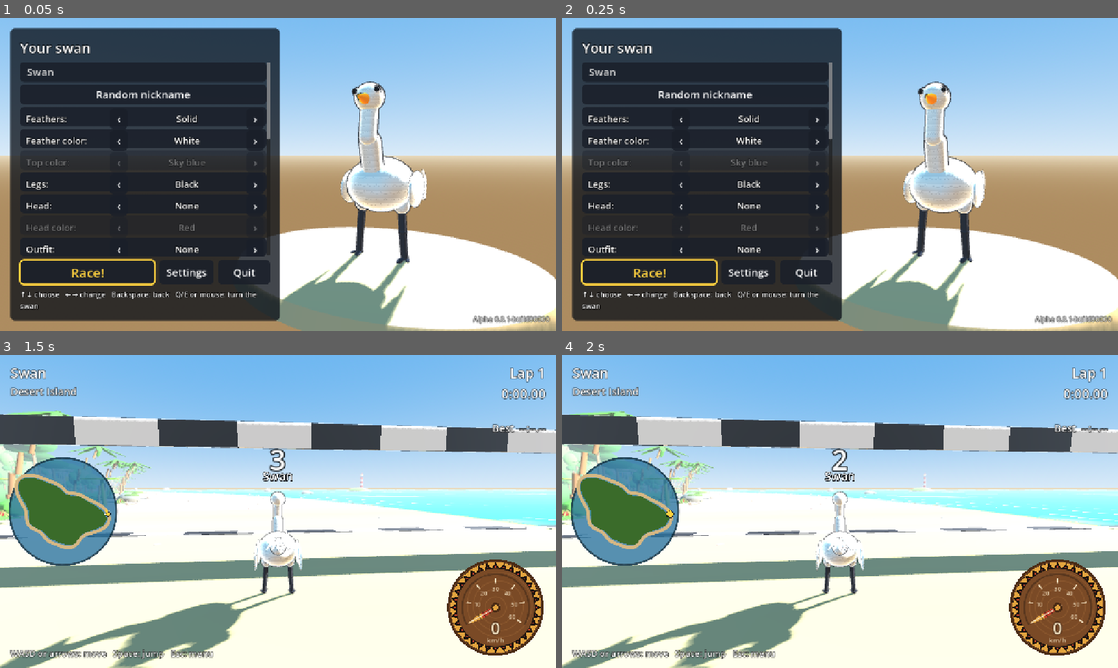
Above: before the commit, frames 1-4 (two rows, left to right).
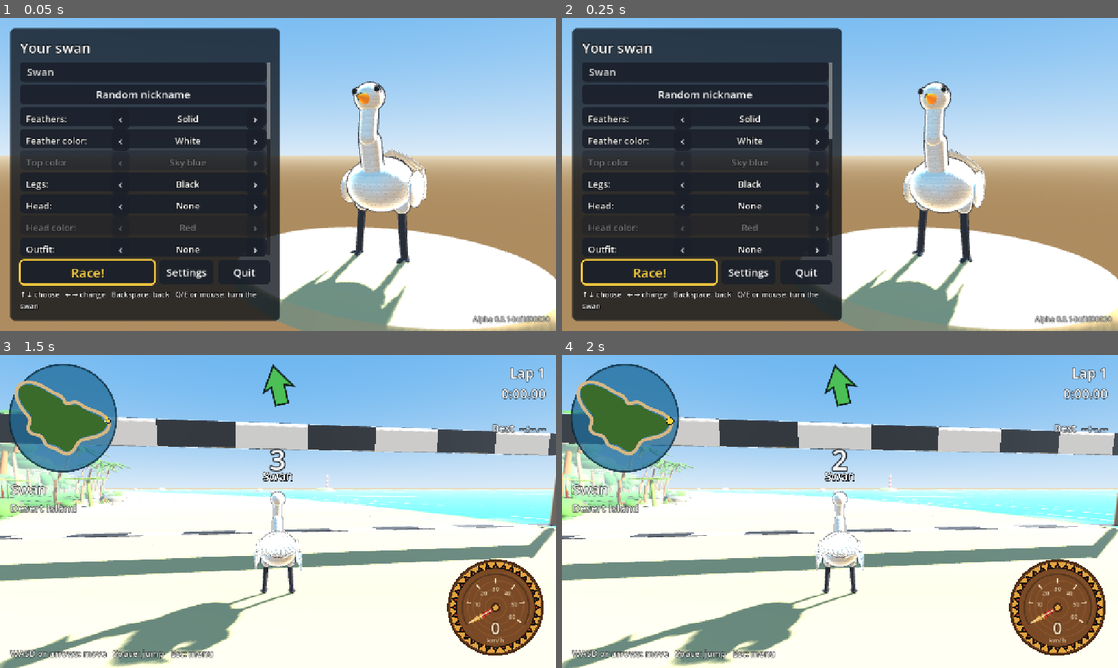
Above: after the commit, the same moments.

Repository: schlupfwerk/schlupfwerk_swanrace
Game: Godot game, scene res://scenes/wardrobe.tscn
Same seed, same stepped clock (60 frames per second), same inputs: the game is played once before the commit and once after it.
Inputs (mouse positions are in pixels of both pictures, inside the frame that each line leads up to):
- Up to frame 1 (0.05 s): no input
- Up to frame 2 (0.25 s): no input
- Up to frame 3 (1.5 s): tap Enter at 0.5 s; move the mouse to (400, 495) at 0.52 s; hold D (steer_right) 0.53-1.25 s; click (400, 495) at 0.67 s; tap Space (jump) at 0.77, 1.07 s; drag from (166, 527) to (250, 574) at 1.27 s
- Up to frame 4 (2 s): no input

The runs differ from the first frame. In frame 1, 0.6% of the frame differs, in the area x 19-77%, y 30-92%; in frame 2, 0.6%; in frame 3, 21%, in the area x 0-100%, y 2-100%; in frame 4, 21%.

Commit message:
Sharper curves, difficulty with a direction arrow, fuller tail
- Track shape with tighter curves: ~35 m left turns and ~18 m right
  hairpins in the bays; sand, foam and sea rocks stay clear of folds
  in tight curves; fish and rocks only in open sea
- Settings > General: difficulty (easy, medium, hard) and a direction
  indicator (automatic: on in easy and medium, on, off)
- Direction arrow at the top of the screen, colored by how sharp the
  next turn is; minimap moved to the top left
- Fuller tail (two layers of plumes) and roomier outfits, with the
  wings moved out over the fabric
- Option row names stretch on wide panels

Co-Authored-By: Claude Opus 5.5 <noreply@anthropic.com>
Signed-off-by: Manuel Bravo <manuelbravoc@gmail.com>

Diff:
--- a/scripts/race/island_scenery.gd
+++ b/scripts/race/island_scenery.gd
@@ -97,10 +97,10 @@
 		var b_profile := _beach_profile(track, i + 1)
 		for j in a_profile.size() - 1:
 			var corners := [
-				_v3(track.edge(i, a_profile[j][0]), a_profile[j][1]),
-				_v3(track.edge(i + 1, b_profile[j][0]), b_profile[j][1]),
-				_v3(track.edge(i + 1, b_profile[j + 1][0]), b_profile[j + 1][1]),
-				_v3(track.edge(i, a_profile[j + 1][0]), a_profile[j + 1][1]),
+				_v3(track.safe_edge(i, a_profile[j][0]), a_profile[j][1]),
+				_v3(track.safe_edge(i + 1, b_profile[j][0]), b_profile[j][1]),
+				_v3(track.safe_edge(i + 1, b_profile[j + 1][0]), b_profile[j + 1][1]),
+				_v3(track.safe_edge(i, a_profile[j + 1][0]), a_profile[j + 1][1]),
 			]
 			var colors := [a_profile[j][2], b_profile[j][2], b_profile[j + 1][2], a_profile[j + 1][2]]
 			for n in 4:
@@ -123,8 +123,8 @@
 		var outer_b := track.water_line(i + 1) + 26.0
 		var inner_a := track.water_line(i) + 3.2
 		var inner_b := track.water_line(i + 1) + 3.2
-		var p := [_v3(track.edge(i, outer_a), y), _v3(track.edge(i + 1, outer_b), y),
-				_v3(track.edge(i + 1, inner_b), y), _v3(track.edge(i, inner_a), y)]
+		var p := [_v3(track.safe_edge(i, outer_a), y), _v3(track.safe_edge(i + 1, outer_b), y),
+				_v3(track.safe_edge(i + 1, inner_b), y), _v3(track.safe_edge(i, inner_a), y)]
 		var uv := [Vector2(u0, 0), Vector2(u1, 0), Vector2(u1, 1), Vector2(u0, 1)]
 		for k: int in [0, 1, 2, 0, 2, 3]:
 			st.set_uv(uv[k])
@@ -397,6 +397,8 @@
 	for n in 26:
 		var i := rng.randi_range(0, IslandTrack.SAMPLES - 1)
 		var p := track.edge(i, track.water_line(i) + rng.randf_range(25.0, 120.0))
+		if not track.is_open_sea(p, 20.0):
+			continue
 		var s := rng.randf_range(1.2, 3.5)
 		rocks.append(_varied(p, SEA_LEVEL - 0.4, rng, s, s * 1.3))
 		_add_rock_obstacle(track, rocks[rocks.size() - 1])
--- a/scripts/race/island_track.gd
+++ b/scripts/race/island_track.gd
@@ -11,8 +11,9 @@
 
 const LAP_LENGTH := 1600.0
 const SAMPLES := 800
-## Shape harmonics of the coastline (2nd, 3rd, 5th, 7th).
-const SHAPE := [0.27, 0.16, 0.09, 0.045]
+## Shape harmonics of the coastline (2nd, 3rd, 5th, 7th, 9th). Tight curves:
+## about 35 m radius to the left and 18 m hairpins to the right in the bays.
+const SHAPE := [0.3, 0.2, 0.12, 0.06, 0.02]
 ## Average half-widths of the sand from the racing line; they vary along the lap.
 const FOREST_EDGE := -15.0
 const WATER_LINE := 15.0
@@ -34,6 +35,10 @@
 ## Solid things on or near the sand (rocks, logs): {"p": Vector2, "r": radius,
 ## "h": height}. A swan in the air above "h" passes over it.
 var obstacles: Array[Dictionary] = []
+## How far you can go to each side at point i before the ground folds over
+## itself in a tight curve (positive = sea side).
+var _room_right := PackedFloat32Array()
+var _room_left := PackedFloat32Array()
 var _buckets := {}
 
 
@@ -43,21 +48,26 @@
 		# Decreasing angle: the island's center stays on the swan's left.
 		var a := -TAU * i / SAMPLES
 		var r := 1.0 + SHAPE[0] * sin(2.0 * a + 0.6) + SHAPE[1] * sin(3.0 * a + 2.1) \
-				+ SHAPE[2] * sin(5.0 * a + 1.0) + SHAPE[3] * sin(7.0 * a + 0.3)
+				+ SHAPE[2] * sin(5.0 * a + 1.0) + SHAPE[3] * sin(7.0 * a + 0.3) \
+				+ SHAPE[4] * sin(9.0 * a + 1.7)
 		raw.append(Vector2(cos(a), sin(a)) * r)
 	var raw_length := 0.0
 	for i in SAMPLES:
 		raw_length += raw[i].distance_to(raw[(i + 1) % SAMPLES])
 	for i in SAMPLES:
 		points.append(raw[i] * LAP_LENGTH / raw_length)
+	_measure_room()
 	var total := 0.0
 	for i in SAMPLES:
 		lengths.append(total)
 		total += points[i].distance_to(points[(i + 1) % SAMPLES])
 		# The sand gets wider and narrower along the lap (about 20 to 38 m).
 		var u := TAU * i / SAMPLES
-		_forest.append(FOREST_EDGE - 4.0 * sin(3.0 * u + 1.0) - 1.5 * sin(7.0 * u))
-		_water.append(WATER_LINE + 5.0 * sin(4.0 * u + 2.0) + 1.5 * sin(9.0 * u + 0.5))
+		var forest := FOREST_EDGE - 4.0 * sin(3.0 * u + 1.0) - 1.5 * sin(7.0 * u)
+		var water := WATER_LINE + 5.0 * sin(4.0 * u + 2.0) + 1.5 * sin(9.0 * u + 0.5)
+		# Narrower sand inside the tightest curves.
+		_forest.append(maxf(forest, -0.6 * _room_left[i]))
+		_water.append(minf(water, 0.6 * _room_right[i]))
 
 
 func tangent(i: int) -> Vector2:
@@ -161,3 +171,38 @@
 		for n: int in _buckets.get(b, []):
 			found.append(obstacles[n])
 	return found
+
+
+## Like edge(), but never past the point where a tight curve folds the ground.
+func safe_edge(i: int, offset: float) -> Vector2:
+	i = wrapi(i, 0, SAMPLES)
+	return edge(i, clampf(offset, -0.9 * _room_left[i], 0.9 * _room_right[i]))
+
+
+## True when `p` is out in open sea (not across a bay on another beach).
+func is_open_sea(p: Vector2, margin := 12.0) -> bool:
+	var info := locate(p, -1)
+	return info["lateral"] > water_line(info["index"]) + margin
+
+
+func _measure_room() -> void:
+	var radius_right := PackedFloat32Array()
+	var radius_left := PackedFloat32Array()
+	for i in SAMPLES:
+		var a := points[wrapi(i - 1, 0, SAMPLES)]
+		var b := points[i]
+		var c := points[(i + 1) % SAMPLES]
+		var turn := (b - a).angle_to(c - b)
+		var radius := (b - a).length() / maxf(absf(turn), 0.0001)
+		# A right turn folds the sea side; a left turn folds the forest side.
+		radius_right.append(radius if turn > 0.0 else INF)
+		radius_left.append(radius if turn < 0.0 else INF)
+	# Use the tightest curve nearby, so the limit is smooth along the lap.
+	for i in SAMPLES:
+		var right := INF
+		var left := INF
+		for k in range(-10, 11):
+			right = minf(right, radius_right[wrapi(i + k, 0, SAMPLES)])
+			left = minf(left, radius_left[wrapi(i + k, 0, SAMPLES)])
+		_room_right.append(minf(right, 400.0))
+		_room_left.append(minf(left, 400.0))
--- a/scripts/race/jumping_fish.gd
+++ b/scripts/race/jumping_fish.gd
@@ -59,6 +59,11 @@
 		base = track.locate(Vector2(follow.position.x, follow.position.z), -1)["index"]
 	var i := base + _rng.randi_range(12, 70)
 	var p := track.edge(i, _rng.randf_range(30.0, 70.0))
+	for attempt in 6:
+		if track.is_open_sea(p, 8.0):
+			break
+		i += 5
+		p = track.edge(i, _rng.randf_range(30.0, 70.0))
 	var yaw := _rng.randf() * TAU
 	fish.from = Vector3(p.x, IslandScenery.SEA_LEVEL - 0.2, p.y)
 	fish.dir = Vector3(cos(yaw), 0.0, sin(yaw))
--- a/scripts/race/swan_model.gd
+++ b/scripts/race/swan_model.gd
@@ -110,6 +110,10 @@
 		foot.visible = (footwear == "" or footwear == "flip_flops") and not socks
 	# Jackets and the hoodie turn the wings into sleeves.
 	var outfit := look.slot_item("outfit")
+	# Roomy clothes: move the wings out so they sit on top of the fabric.
+	var wing_x := 0.47 if outfit == "" else 0.56
+	_wing_l.position.x = -wing_x
+	_wing_r.position.x = wing_x
 	for wing in _wing_meshes:
 		wing.material_override = _item_mats[outfit] if outfit in SLEEVED else _feather_mat
 
@@ -229,13 +233,17 @@
 	_body_pivot.position.y = BODY_HEIGHT
 	add_child(_body_pivot)
 	_sphere(_body_pivot, 0.5, Vector3(1.0, 0.85, 1.3), Vector3.ZERO, _feather_mat)
-	# Tail: a tuft with a small fan of long feathers.
-	_sphere(_body_pivot, 0.16, Vector3(1.1, 0.7, 1.3), Vector3(0, 0.22, 0.62), _feather_mat,
+	# Tail: a fluffy tuft and two layers of long plumes fanning up and back.
+	_sphere(_body_pivot, 0.2, Vector3(1.3, 0.8, 1.3), Vector3(0, 0.2, 0.6), _feather_mat,
 			Vector3(0.7, 0, 0))
-	for k in 5:
-		var fan := (k - 2) * 0.32
-		_sphere(_body_pivot, 0.5, Vector3(0.09, 0.03, 0.42), Vector3(fan * 0.25, 0.3, 0.72),
-				_feather_mat, Vector3(0.55, fan, 0), 10, 5)
+	for k in 9:
+		var fan := (k - 4) * 0.2
+		_sphere(_body_pivot, 0.5, Vector3(0.13, 0.05, 0.62), Vector3(fan * 0.35, 0.34, 0.78),
+				_feather_mat, Vector3(0.75 - absf(fan) * 0.25, fan, fan * 0.3), 10, 5)
+	for k in 7:
+		var fan := (k - 3) * 0.26
+		_sphere(_body_pivot, 0.5, Vector3(0.11, 0.045, 0.48), Vector3(fan * 0.3, 0.16, 0.74),
+				_feather_mat, Vector3(0.35 - absf(fan) * 0.15, fan, fan * 0.3), 10, 5)
 	# S-shaped neck on its own pivot, so the head can lower when running.
 	_neck.position = Vector3(0, 0.3, -0.42)
 	_body_pivot.add_child(_neck)
@@ -466,24 +474,24 @@
 	# Leather jacket: roomy shell with lapels, collar and zipper. Sleeves on the wings.
 	var leather := _item("jacket")
 	leather.roughness = 0.35
-	_wear("jacket", _sphere(_body_pivot, 0.5, Vector3(1.13, 0.98, 1.25), Vector3(0, 0.03, -0.07),
+	_wear("jacket", _sphere(_body_pivot, 0.5, Vector3(1.24, 1.06, 1.34), Vector3(0, -0.02, -0.06),
 			leather))
-	_wear("jacket", _add(_body_pivot, _torus(0.42, 0.52), Vector3(0, -0.28, -0.05),
+	_wear("jacket", _add(_body_pivot, _torus(0.5, 0.62), Vector3(0, -0.34, -0.05),
 			Vector3(1.05, 0.6, 1.25), leather))
 	for side in [-1.0, 1.0]:
 		_wear("jacket", _add(_body_pivot, _box(Vector3(0.16, 0.32, 0.03)),
-				Vector3(0.11 * side, 0.22, -0.64), Vector3.ONE, leather,
+				Vector3(0.12 * side, 0.22, -0.7), Vector3.ONE, leather,
 				Vector3(-0.5, 0.35 * side, 0.35 * side)))
 	_wear("jacket", _add(_body_pivot, _torus(0.12, 0.22), Vector3(0, 0.42, -0.47), Vector3.ONE,
 			leather, Vector3(-0.35, 0, 0)))
-	_wear("jacket", _add(_body_pivot, _box(Vector3(0.03, 0.5, 0.03)), Vector3(0, 0.0, -0.71),
+	_wear("jacket", _add(_body_pivot, _box(Vector3(0.03, 0.5, 0.03)), Vector3(0, -0.02, -0.77),
 			Vector3.ONE, _toon(Color("b8b8c0")), Vector3(-0.45, 0, 0)))
 
 	# Winter jacket: puffy quilted rings and a thick collar.
 	var winter := _item("winter_jacket")
-	_wear("winter_jacket", _sphere(_body_pivot, 0.5, Vector3(1.1, 0.95, 1.22), Vector3(0, 0.02, -0.05),
+	_wear("winter_jacket", _sphere(_body_pivot, 0.5, Vector3(1.22, 1.06, 1.32), Vector3(0, -0.01, -0.05),
 			winter))
-	var rings := [[-0.24, 0.5, 0.62], [-0.06, 0.53, 0.66], [0.12, 0.5, 0.63], [0.28, 0.42, 0.53]]
+	var rings := [[-0.3, 0.6, 0.74], [-0.1, 0.64, 0.78], [0.1, 0.6, 0.74], [0.28, 0.5, 0.62]]
 	for ring: Array in rings:
 		_wear("winter_jacket", _add(_body_pivot, _torus(ring[1] * 0.62, ring[2]),
 				Vector3(0, ring[0], -0.06), Vector3(1.0, 0.7, 1.22), winter))
@@ -492,23 +500,23 @@
 
 	# Tank top: a roomy vest with straps; the wings stay feathers.
 	var tank := _item("tank_top")
-	_wear("tank_top", _sphere(_body_pivot, 0.5, Vector3(1.08, 0.88, 1.18), Vector3(0, -0.04, -0.06),
+	_wear("tank_top", _sphere(_body_pivot, 0.5, Vector3(1.18, 0.94, 1.28), Vector3(0, -0.07, -0.06),
 			tank))
-	_wear("tank_top", _add(_body_pivot, _torus(0.43, 0.5), Vector3(0, -0.3, -0.05),
+	_wear("tank_top", _add(_body_pivot, _torus(0.5, 0.6), Vector3(0, -0.36, -0.05),
 			Vector3(1.05, 0.5, 1.22), tank))
 	for side in [-1.0, 1.0]:
 		_wear("tank_top", _add(_body_pivot, _box(Vector3(0.08, 0.04, 0.6)),
-				Vector3(0.24 * side, 0.4, -0.12), Vector3.ONE, tank, Vector3(0.2, 0, 0.25 * side)))
+				Vector3(0.26 * side, 0.42, -0.12), Vector3.ONE, tank, Vector3(0.2, 0, 0.25 * side)))
 
 	# Hoodie: roomy shell, a hood behind the neck, front pocket and strings.
 	var hoodie := _item("hoodie")
-	_wear("hoodie", _sphere(_body_pivot, 0.5, Vector3(1.14, 1.0, 1.26), Vector3(0, 0.03, -0.06),
+	_wear("hoodie", _sphere(_body_pivot, 0.5, Vector3(1.25, 1.08, 1.36), Vector3(0, -0.02, -0.06),
 			hoodie))
-	_wear("hoodie", _add(_body_pivot, _torus(0.43, 0.53), Vector3(0, -0.29, -0.05),
+	_wear("hoodie", _add(_body_pivot, _torus(0.52, 0.64), Vector3(0, -0.36, -0.05),
 			Vector3(1.05, 0.6, 1.25), hoodie))
 	_wear("hoodie", _sphere(_body_pivot, 0.28, Vector3(1.1, 0.8, 0.9), Vector3(0, 0.45, -0.18),
 			hoodie, Vector3(0.6, 0, 0)))
-	_wear("hoodie", _add(_body_pivot, _box(Vector3(0.42, 0.18, 0.05)), Vector3(0, -0.1, -0.7),
+	_wear("hoodie", _add(_body_pivot, _box(Vector3(0.44, 0.2, 0.05)), Vector3(0, -0.14, -0.76),
 			Vector3.ONE, hoodie, Vector3(-0.35, 0, 0)))
 	for side in [-1.0, 1.0]:
 		_wear("hoodie", _capsule(_body_pivot, 0.012, 0.22, Vector3(0.06 * side, 0.18, -0.66),
--- a/scripts/save/settings.gd
+++ b/scripts/save/settings.gd
@@ -35,6 +35,10 @@
 
 # General
 var language := ""
+## 0 easy, 1 medium, 2 hard. Bots will use it; today it sets the defaults below.
+var difficulty := 1
+## Direction arrow on screen: 0 automatic (on in easy and medium), 1 on, 2 off.
+var direction_indicator := 0
 # Video
 var window_mode := WindowMode.WINDOWED
 var resolution := Vector2i(1280, 720)
@@ -352,6 +356,8 @@
 	var cfg := ConfigFile.new()
 	cfg.set_value("meta", "version", SAVE_VERSION)
 	cfg.set_value("general", "language", language)
+	cfg.set_value("general", "difficulty", difficulty)
+	cfg.set_value("general", "direction_indicator", direction_indicator)
 	for key in ["window_mode", "resolution", "monitor", "quality", "render_scale", "msaa",
 			"shadows", "detail", "vsync", "fps_limit", "show_fps", "fov", "gpu_index"]:
 		cfg.set_value("video", key, get(key))
@@ -369,6 +375,8 @@
 	if cfg.load(SAVE_PATH) != OK:
 		return
 	language = _pick(cfg.get_value("general", "language", language), LANGUAGES, "")
+	difficulty = clampi(cfg.get_value("general", "difficulty", difficulty), 0, 2)
+	direction_indicator = clampi(cfg.get_value("general", "direction_indicator", direction_indicator), 0, 2)
 	window_mode = clampi(cfg.get_value("video", "window_mode", window_mode), 0, 2) as WindowMode
 	var saved_resolution = cfg.get_value("video", "resolution", resolution)
 	if saved_resolution is Vector2i and saved_resolution.x >= 640 and saved_resolution.y >= 360:
@@ -405,3 +413,13 @@
 
 static func _pick(value, allowed: Array, fallback):
 	return value if value in allowed else fallback
+
+
+## Whether the race shows the direction arrow.
+func shows_direction() -> bool:
+	match direction_indicator:
+		1:
+			return true
+		2:
+			return false
+	return difficulty < 2
--- /dev/null
+++ b/scripts/ui/direction_arrow.gd
@@ -0,0 +1,57 @@
+class_name DirectionArrow
+extends Control
+## Arrow at the top of the screen pointing where the track goes, about 25 m
+## ahead. Green when you are on course, yellow, then orange for sharp turns.
+
+const LOOK_AHEAD := 12 # track samples (~2 m each)
+
+var track: IslandTrack
+var swan: Swan
+
+var _hint := -1
+var _angle := 0.0
+
+
+func _ready() -> void:
+	mouse_filter = Control.MOUSE_FILTER_IGNORE
+
+
+func _process(delta: float) -> void:
+	visible = Settings.shows_direction()
+	if not visible or swan == null:
+		return
+	var p := Vector2(swan.position.x, swan.position.z)
+	_hint = track.locate(p, _hint)["index"]
+	var ahead := track.points[(_hint + LOOK_AHEAD) % IslandTrack.SAMPLES]
+	var forward := Vector2(swan.motor.forward().x, swan.motor.forward().z)
+	# Screen angle: 0 = straight up, positive = to the right.
+	var target := forward.angle_to(ahead - p)
+	_angle = lerp_angle(_angle, target, 1.0 - exp(-8.0 * delta))
+	queue_redraw()
+
+
+func _draw() -> void:
+	var center := size / 2.0
+	var turn := absf(_angle)
+	var color := Color("4cbf56")
+	if turn > deg_to_rad(50.0):
+		color = Color("ff6a2a")
+	elif turn > deg_to_rad(20.0):
+		color = Color("ffd23f")
+	var dir := Vector2.UP.rotated(_angle)
+	var side := dir.orthogonal()
+	var length := minf(size.x, size.y) * 0.42
+	# A chunky chevron arrow with a dark outline.
+	var points := PackedVector2Array([
+		center + dir * length,
+		center + side * length * 0.7 - dir * length * 0.1,
+		center + side * length * 0.3 + dir * length * 0.05,
+		center + side * length * 0.3 - dir * length * 0.8,
+		center - side * length * 0.3 - dir * length * 0.8,
+		center - side * length * 0.3 + dir * length * 0.05,
+		center - side * length * 0.7 - dir * length * 0.1,
+	])
+	var outline := points.duplicate()
+	outline.append(points[0])
+	draw_colored_polygon(points, color)
+	draw_polyline(outline, Color(0, 0, 0, 0.8), 4.0, true)
--- a/scripts/ui/hud.gd
+++ b/scripts/ui/hud.gd
@@ -26,7 +26,7 @@
 	add_child(root)
 
 	var info := VBoxContainer.new()
-	info.position = Vector2(24, 18)
+	info.position = Vector2(24, 286 if track else 18)
 	root.add_child(info)
 	var nickname := Label.new()
 	nickname.text = swan.look.nickname if swan else ""
@@ -62,7 +62,14 @@
 		minimap.swans = [swan]
 		minimap.size = Vector2(250, 250)
 		root.add_child(minimap)
-		minimap.set_anchors_and_offsets_preset(Control.PRESET_CENTER_LEFT, Control.PRESET_MODE_KEEP_SIZE, 20)
+		minimap.set_anchors_and_offsets_preset(Control.PRESET_TOP_LEFT, Control.PRESET_MODE_KEEP_SIZE, 20)
+
+		var arrow := DirectionArrow.new()
+		arrow.track = track
+		arrow.swan = swan
+		arrow.size = Vector2(120, 120)
+		root.add_child(arrow)
+		arrow.set_anchors_and_offsets_preset(Control.PRESET_CENTER_TOP, Control.PRESET_MODE_KEEP_SIZE, 14)
 
 	_speedometer.set_anchors_preset(Control.PRESET_BOTTOM_RIGHT)
 	_speedometer.custom_minimum_size = Vector2(230, 230)
--- a/scripts/ui/option_row.gd
+++ b/scripts/ui/option_row.gd
@@ -69,6 +69,9 @@
 
 	_name.text = label_text + ":"
 	_name.custom_minimum_size.x = 185
+	# Grows on wide panels so long names fit.
+	_name.size_flags_horizontal = Control.SIZE_EXPAND_FILL
+	_name.size_flags_stretch_ratio = 0.75
 	_name.clip_text = true
 	_name.add_theme_font_size_override("font_size", 21)
 	_name.vertical_alignment = VERTICAL_ALIGNMENT_CENTER
--- a/scripts/ui/settings_menu.gd
+++ b/scripts/ui/settings_menu.gd
@@ -141,6 +141,14 @@
 				Settings.apply_language()
 				Settings.save_settings()
 				_rebuild())
+	_add_row(list, "DIFFICULTY", ["DIFFICULTY_EASY", "DIFFICULTY_MEDIUM", "DIFFICULTY_HARD"],
+			Settings.difficulty, func(i: int) -> void:
+				Settings.difficulty = i
+				Settings.changed.emit())
+	_add_row(list, "DIRECTION_INDICATOR", ["AUTO_BY_DIFFICULTY", "ON", "OFF"],
+			Settings.direction_indicator, func(i: int) -> void:
+				Settings.direction_indicator = i
+				Settings.changed.emit())
 
 
 # --- Video --------------------------------------------------------------------
--- a/translations/strings.csv
+++ b/translations/strings.csv
@@ -148,3 +148,9 @@
 HINT_WARDROBE_KEYBOARD,↑↓ choose   ←→ change   Backspace: back   Q/E or mouse: turn the swan,↑↓ escolher   ←→ mudar   Backspace: voltar   Q/E ou mouse: girar o cisne
 HINT_WARDROBE_XBOX,↑↓ choose   A/X or ←→: change   LB/RB or right stick: turn the swan,↑↓ escolher   A/X ou ←→: mudar   LB/RB ou analógico direito: girar o cisne
 HINT_WARDROBE_PLAYSTATION,↑↓ choose   Cross/Square or ←→: change   L1/R1 or right stick: turn the swan,↑↓ escolher   Cruz/Quadrado ou ←→: mudar   L1/R1 ou analógico direito: girar o cisne
+DIFFICULTY,Difficulty,Dificuldade
+DIFFICULTY_EASY,Easy,Fácil
+DIFFICULTY_MEDIUM,Medium,Médio
+DIFFICULTY_HARD,Hard,Difícil
+DIRECTION_INDICATOR,Direction indicator,Indicador de direção
+AUTO_BY_DIFFICULTY,Automatic (easy and medium),Automático (fácil e médio)
Not shown, added: scripts/ui/direction_arrow.gd.uid
Binary file changed: translations/strings.en.translation
Binary file changed: translations/strings.pt.translation
Not shown, changed: CLAUDE.md
